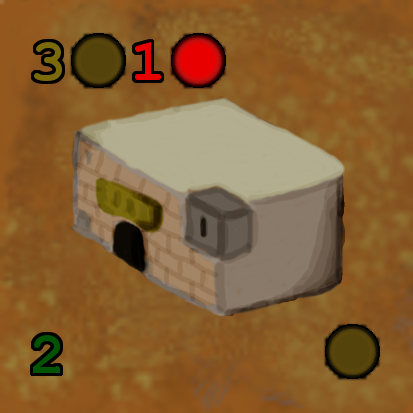
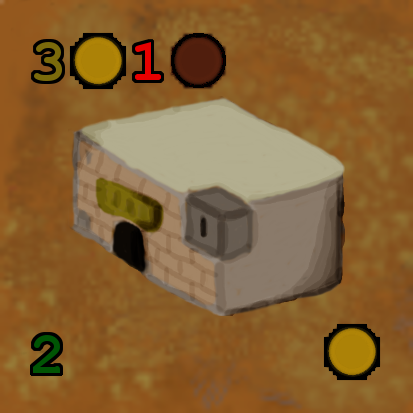
Before/after of a 413 x 413 layered artwork. What changed in the layer stack:
renamed "Copia de Icono Oro.png" to "Icono Oro.png #2", painted on it over [324, 324, 380, 380]
renamed "Icono Oro.png" to "Icono Oro.png #1", painted on it over [70, 33, 126, 89]
renamed "Icono Madera.png" to "Icono Madera.png #1", painted on it over [170, 34, 225, 87]
